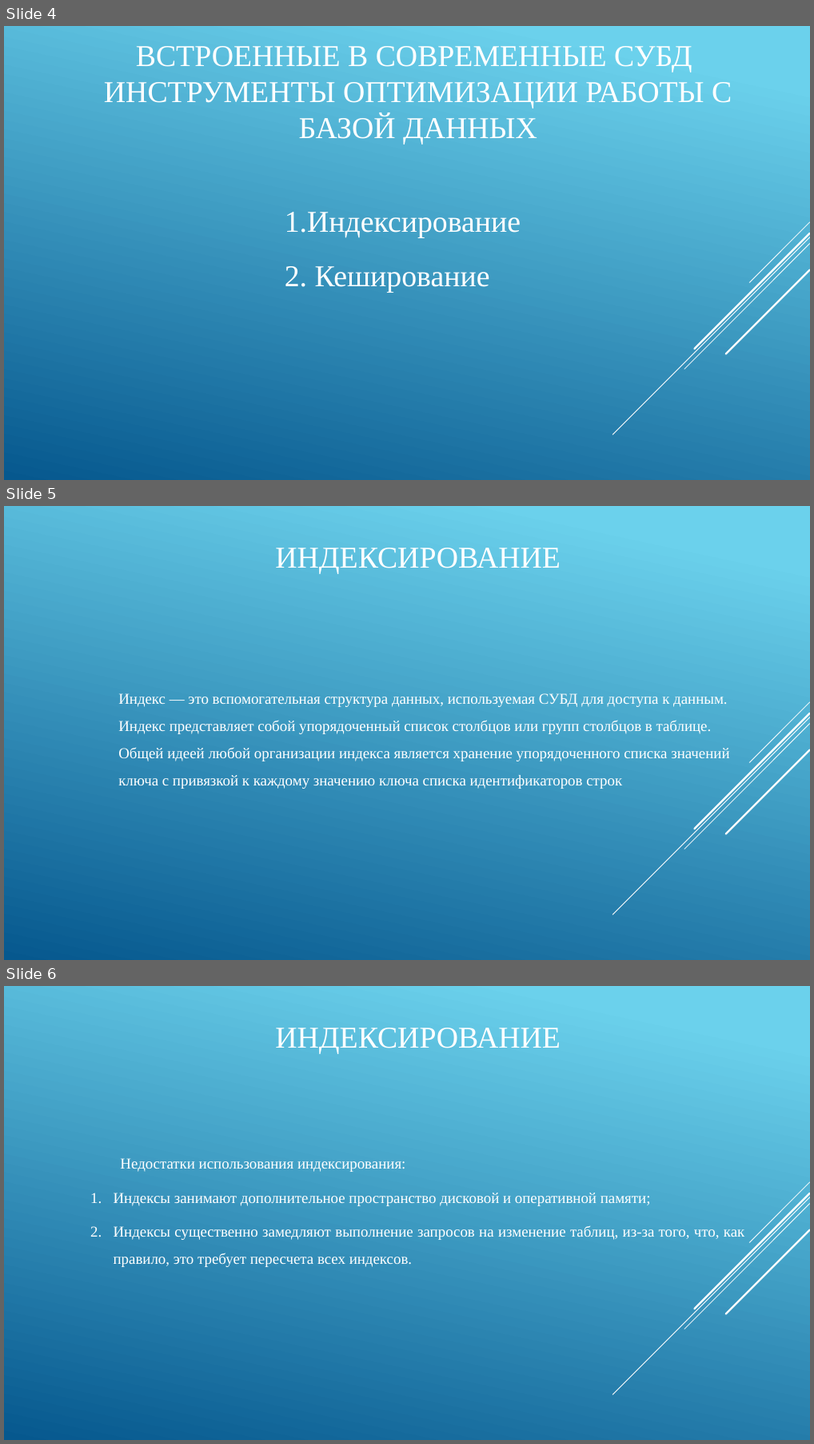
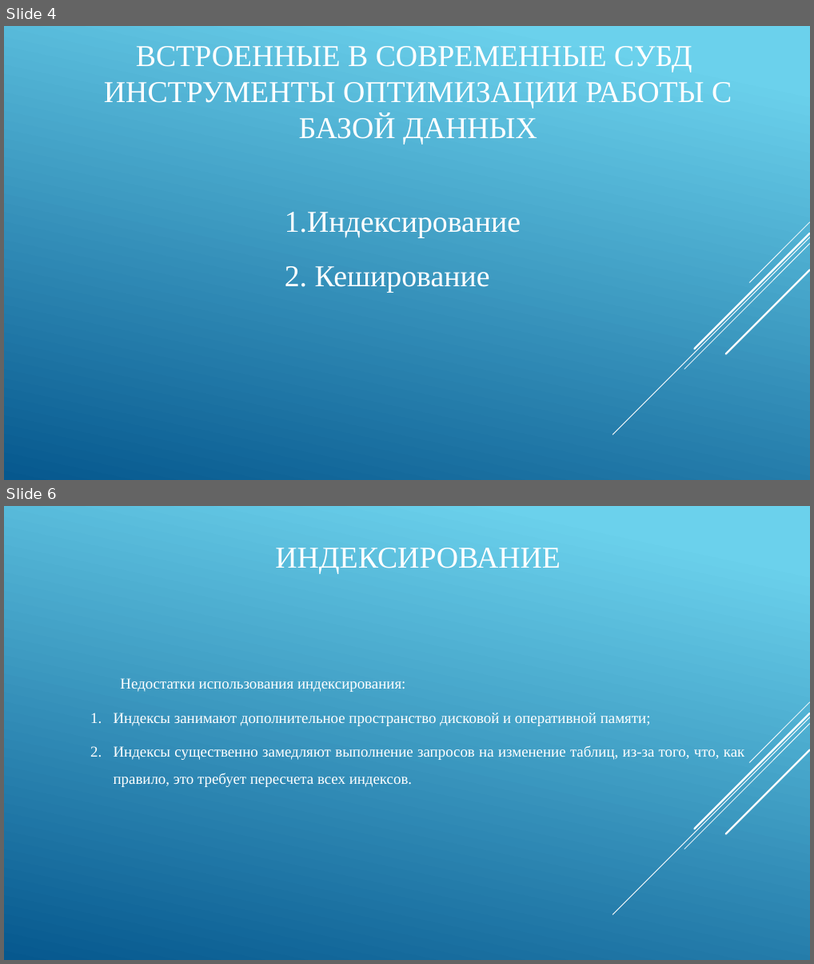
Before and after one commit to IgorTyutyunov/-, a slide deck: ВКР_5.pptx. Shown one above the other, each under a label of ours: slides 4, 5 and 6 before the commit, slides 4 and 6 after it; the slides between them are not shown. The pictures are 814x1444 and 814x964 pixels, drawn with LibreOffice and Linux fonts; fonts in the diff are those of the drawing. Boxes give left, top, right and bottom in pixels: in the first picture for what was removed or moved away, otherwise in the second. Text is boxed around its words. In the diff, an @@ line names an element or a change of style, - is before the commit and + after.

Commit message:
Закончил с индексацией и кешированием в презе

```diff
--- a/ВКР_5.pptx
+++ b/ВКР_5.pptx
@@ slide 5 removed at [4,506,810,960], background gradient #6ED2EB to #06588E; not listed: 5 template elements that a slide beside it also shows @@
@@ title removed at [275,548,561,574] @@
-ИНДЕКСИРОВАНИЕ
@@ text removed at [118,693,730,788] @@
-Индекс — это вспомогательная структура данных, используемая СУБД для доступа к данным. Индекс представляет собой упорядоченный список столбцов или групп столбцов в таблице.
-Общей идеей любой организации индекса является хранение упорядоченного списка значений ключа с привязкой к каждому значению ключа списка идентификаторов строк
```
Also in this commit, not shown: 2 slides changed, 1 slide added.
